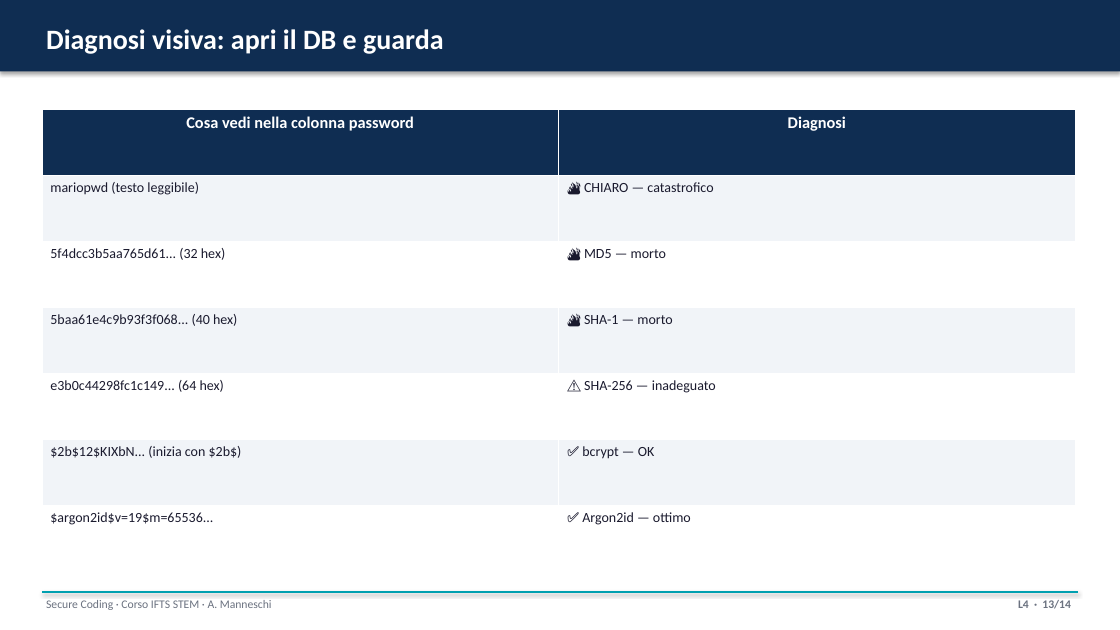
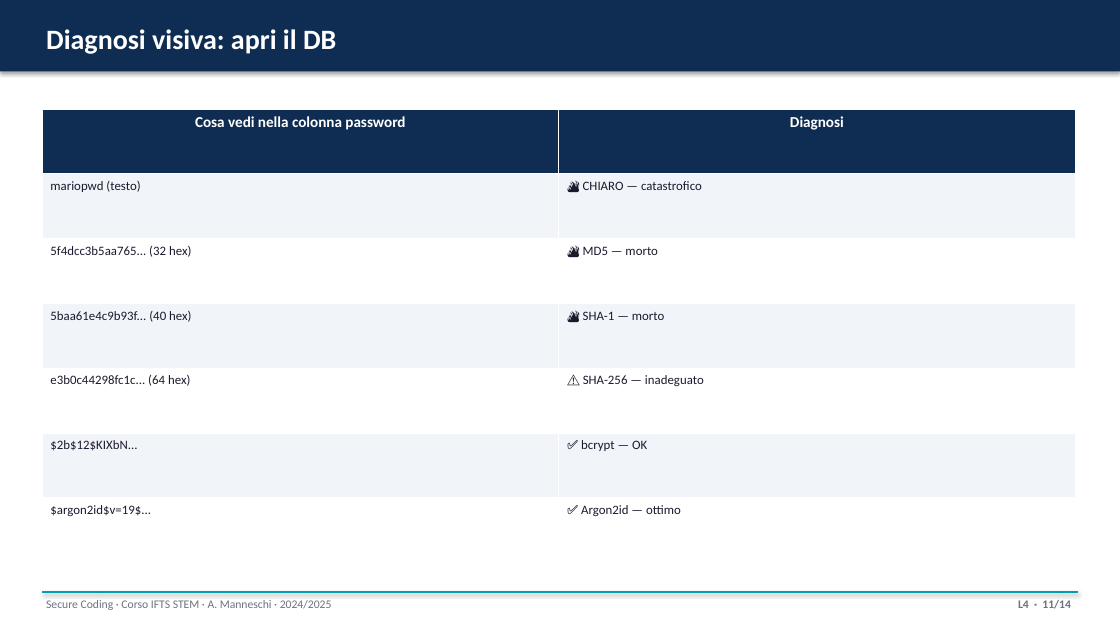
Before and after one commit to ss4i/corso-stem-ifts-secure-coding, a slide deck: slide 11 of slide/L4_idor_password.pptx (slide 13 before the commit). Drawn at 1120x630 pixels with LibreOffice and Linux fonts; fonts in the diff are those of the drawing. Boxes give left, top, right and bottom in pixels: in the first picture for what was removed or moved away, otherwise in the second. Text is boxed around its words. In the diff, an @@ line names an element or a change of style, - is before the commit and + after.

```diff
--- a/slide/L4_idor_password.pptx
+++ b/slide/L4_idor_password.pptx
@@ text at <box>46,29,336,54</box>: text changed @@
-Diagnosi visiva: apri il DB e guarda
+Diagnosi visiva: apri il DB
@@ table at <box>42,109,1075,563</box> @@
-row 2, column 1: mariopwd (testo leggibile)
+row 2, column 1: mariopwd (testo)
-row 3, column 1: 5f4dcc3b5aa765d61... (32 hex)
+row 3, column 1: 5f4dcc3b5aa765... (32 hex)
-row 4, column 1: 5baa61e4c9b93f3f068... (40 hex)
+row 4, column 1: 5baa61e4c9b93f... (40 hex)
-row 5, column 1: e3b0c44298fc1c149... (64 hex)
+row 5, column 1: e3b0c44298fc1c... (64 hex)
-row 6, column 1: $2b$12$KIXbN... (inizia con $2b$)
+row 6, column 1: $2b$12$KIXbN...
-row 7, column 1: $argon2id$v=19$m=65536...
+row 7, column 1: $argon2id$v=19$...
@@ size 14 to 13 pt in "Cosa vedi nella colonna password", "Diagnosi" @@
@@ size 12 to 11 pt in "🔥 CHIARO — catastrofico", "🔥 MD5 — morto", "🔥 SHA-1 — morto", "⚠ SHA-256 — inadeguato" and 2 more places @@
@@ text at <box>46,600,332,610</box>: text changed @@
-Secure Coding · Corso IFTS STEM · A. Manneschi
+Secure Coding · Corso IFTS STEM · A. Manneschi · 2024/2025
```
Also in this commit, not shown: 10 other slides changed, 3 slides added, 3 slides removed, 26 other files.
